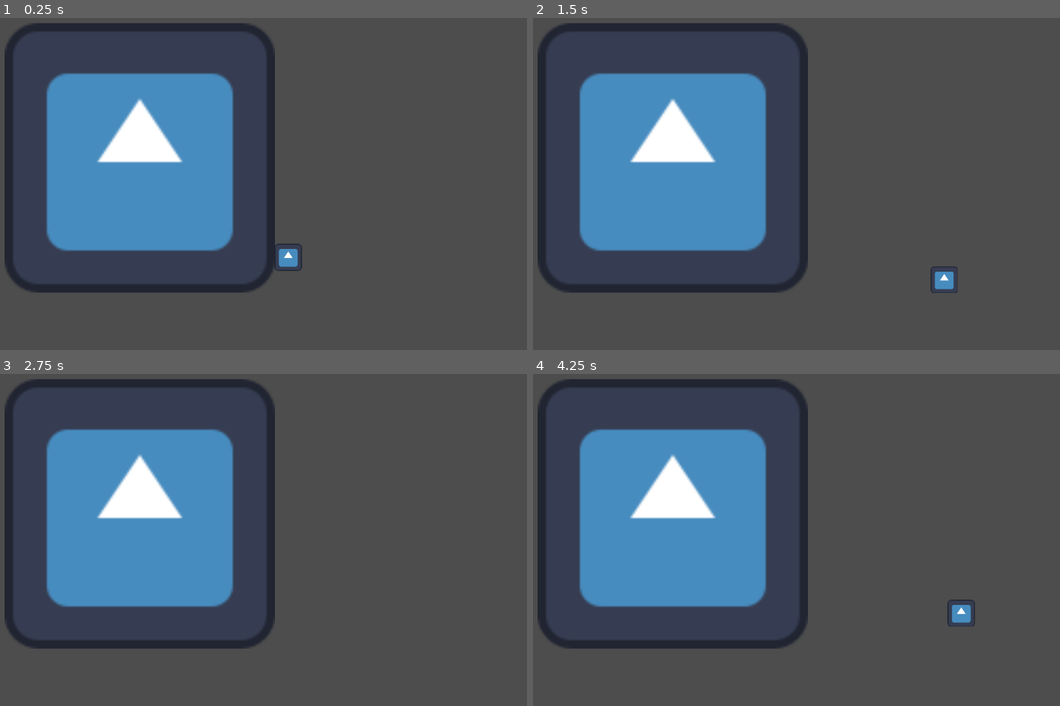
Above: before the commit, frames 1-4 (two rows, left to right).
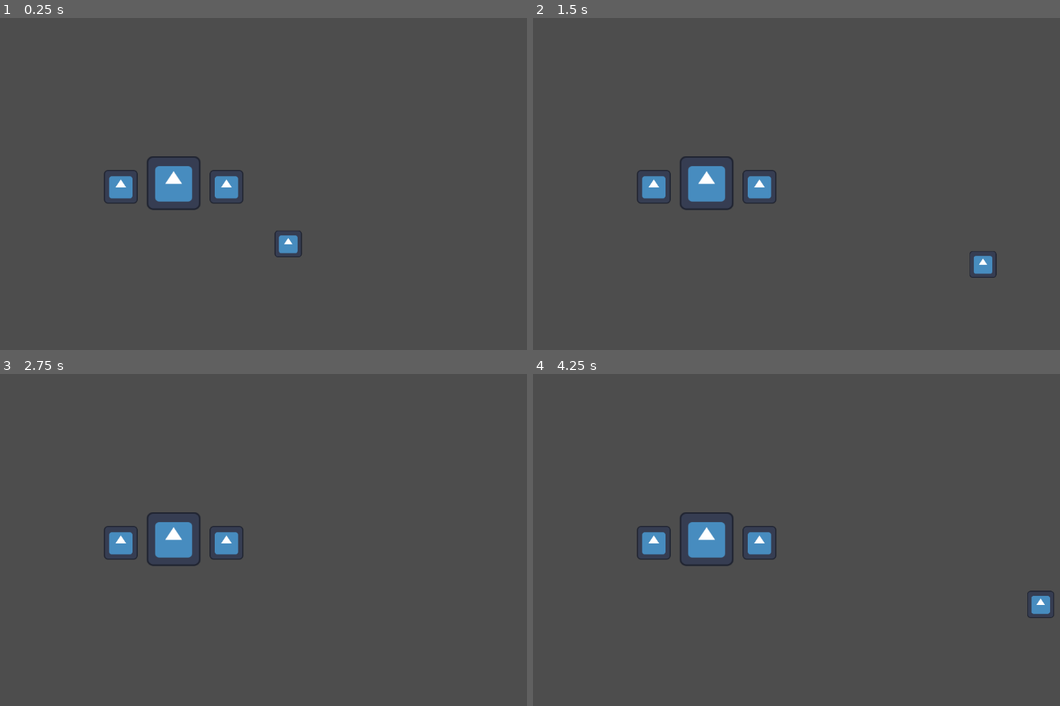
Above: after the commit, the same moments.

Repository: SeyiTsa/TSA-Restaurant-Game
Game: Godot game, scene res://scenes/main.tscn
Two runs of this game, one before a commit and one after it. Both use one fixed random seed, a clock stepped at 60 frames per second and the inputs below. The engine's default icon, where the game draws it, is replaced by a stand-in: a white triangle on a blue panel in a dark square.
Inputs (mouse positions are in pixels of both pictures, inside the frame that each line leads up to):
- Up to frame 1 (0.25 s): no input
- Up to frame 2 (1.5 s): tap Enter (ui_accept) at 0.5, 0.77, 0.8, 1.07, 1.35 s; move the mouse to (891, 160) at 0.52 s; hold D (right) 0.53-1.28 s; hold Right mouse button (sprint, bound only after the commit) 0.53-1.28 s; move the mouse to (633, 197) at 1.27 s; hold S (down) from 1.28 s (still down)
- Up to frame 3 (2.75 s): tap Enter (ui_accept) at 1.52, 1.82, 2.3 s; right-click (100, 553) at 1.55 s; move the mouse to (284, 460) at 2.02 s; release S (down) at 2.03 s; hold D (right) from 2.03 s (still down); hold Right mouse button (sprint, bound only after the commit) from 2.03 s (still down)
- Up to frame 4 (4.25 s): tap Enter (ui_accept) at 2.75, 3.02, 3.32, 3.6, 3.77, 4.07 s; move the mouse to (722, 603) at 2.77 s; release D (right) at 2.78 s; release Right mouse button (sprint, bound only after the commit) at 2.78 s; hold Up (up) 2.78-3.53 s; right-click (722, 603) at 2.85 s; move the mouse to (938, 586) at 3.52 s; hold A (left) from 3.53 s (still down)

The runs differ from the first frame. In frame 1, 24% of the frame differs, in the area x 0-58%, y 1-83%; in frame 2, 24%; in frame 3, 23%; in frame 4, 24%, in the area x 0-99%, y 1-83%.

Commit message:
Table
This is the table and some other tweaks to the player

Diff:
--- a/project.godot
+++ b/project.godot
@@ -41,6 +41,12 @@
 , Object(InputEventKey,"resource_local_to_scene":false,"resource_name":"","device":-1,"window_id":0,"alt_pressed":false …(186 unchanged characters)…
 ]
 }
+sprint={
+"deadzone": 0.5,
+"events": [Object(InputEventMouseButton,"resource_local_to_scene":false,"resource_name":"","device":-1,"window_id":0,"alt_pressed":false,"shift_pressed":false,"ctrl_pressed":false,"meta_pressed":false,"button_mask":0,"position":Vector2(0, 0),"global_position":Vector2(0, 0),"factor":1.0,"button_index":2,"canceled":false,"pressed":false,"double_click":false,"script":null)
+, Object(InputEventKey,"resource_local_to_scene":false,"resource_name":"","device":-1,"window_id":0,"alt_pressed":false,"shift_pressed":false,"ctrl_pressed":false,"meta_pressed":false,"pressed":false,"keycode":0,"physical_keycode":4194325,"key_label":0,"unicode":0,"location":0,"echo":false,"script":null)
+]
+}
 
 [rendering]
 
--- a/scenes/main.tscn
+++ b/scenes/main.tscn
@@ -1,14 +1,14 @@
 [gd_scene load_steps=3 format=3 uid="uid://by2w026v1l3q"]
 
 [ext_resource type="PackedScene" uid="uid://cd8vbm5in07ms" path="res://scenes/player.tscn" id="1_yvnu5"]
-[ext_resource type="Texture2D" uid="uid://dybl51c4kss4l" path="res://icon.svg" id="2_bl4pl"]
+[ext_resource type="PackedScene" uid="uid://cm34nodey2fao" path="res://scenes/table.tscn" id="2_n4xf2"]
 
 [node name="Main" type="Node2D"]
+y_sort_enabled = true
 scale = Vector2(4, 4)
 
 [node name="Player" parent="." instance=ExtResource("1_yvnu5")]
 position = Vector2(175, 118)
 
-[node name="Sprite2D" type="Sprite2D" parent="."]
-position = Vector2(104.75, 70.75)
-texture = ExtResource("2_bl4pl")
+[node name="Table" parent="." instance=ExtResource("2_n4xf2")]
+position = Vector2(120.75, 95.5)
--- a/scenes/player.tscn
+++ b/scenes/player.tscn
@@ -1,17 +1,20 @@
 [gd_scene load_steps=4 format=3 uid="uid://cd8vbm5in07ms"]
 
 [ext_resource type="Texture2D" uid="uid://dybl51c4kss4l" path="res://icon.svg" id="1_lon7q"]
-[ext_resource type="Script" path="res://scenes/player.gd" id="1_wrny1"]
+[ext_resource type="Script" path="res://scripts/player.gd" id="1_wrny1"]
 
 [sub_resource type="RectangleShape2D" id="RectangleShape2D_lqul2"]
 size = Vector2(12, 6)
 
 [node name="Player" type="CharacterBody2D"]
+z_index = 1
 script = ExtResource("1_wrny1")
 
 [node name="Sprite2D" type="Sprite2D" parent="."]
 scale = Vector2(0.1, 0.1)
 texture = ExtResource("1_lon7q")
+offset = Vector2(0, -64)
 
 [node name="CollisionShape2D" type="CollisionShape2D" parent="."]
+position = Vector2(0, -6)
 shape = SubResource("RectangleShape2D_lqul2")
--- /dev/null
+++ b/scenes/table.tscn
@@ -0,0 +1,45 @@
+[gd_scene load_steps=4 format=3 uid="uid://cm34nodey2fao"]
+
+[ext_resource type="Texture2D" uid="uid://dybl51c4kss4l" path="res://icon.svg" id="1_tja0m"]
+
+[sub_resource type="RectangleShape2D" id="RectangleShape2D_4evdq"]
+size = Vector2(26, 26)
+
+[sub_resource type="RectangleShape2D" id="RectangleShape2D_uiwcw"]
+size = Vector2(16, 16)
+
+[node name="Table" type="StaticBody2D"]
+z_index = 1
+
+[node name="Sprite2D" type="Sprite2D" parent="."]
+scale = Vector2(0.2, 0.2)
+texture = ExtResource("1_tja0m")
+offset = Vector2(0, -64)
+
+[node name="CollisionShape2D" type="CollisionShape2D" parent="."]
+position = Vector2(0, -13)
+shape = SubResource("RectangleShape2D_4evdq")
+
+[node name="Chair" type="StaticBody2D" parent="."]
+position = Vector2(-25, -3)
+
+[node name="Sprite2D" type="Sprite2D" parent="Chair"]
+scale = Vector2(0.125, 0.125)
+texture = ExtResource("1_tja0m")
+offset = Vector2(0, -64)
+
+[node name="CollisionShape2D" type="CollisionShape2D" parent="Chair"]
+position = Vector2(0, -8)
+shape = SubResource("RectangleShape2D_uiwcw")
+
+[node name="Chair2" type="StaticBody2D" parent="."]
+position = Vector2(25, -3)
+
+[node name="Sprite2D" type="Sprite2D" parent="Chair2"]
+scale = Vector2(0.125, 0.125)
+texture = ExtResource("1_tja0m")
+offset = Vector2(0, -64)
+
+[node name="CollisionShape2D" type="CollisionShape2D" parent="Chair2"]
+position = Vector2(0, -8)
+shape = SubResource("RectangleShape2D_uiwcw")
--- a/scenes/player.gd
+++ b/scripts/player.gd
@@ -14,7 +14,7 @@
 	move_and_slide()
 
 func get_speed() -> int:
-	if Input.is_action_just_pressed("ui_accept"):
+	if Input.is_action_pressed("sprint"):
 		return sprint_speed
 	return speed
 
